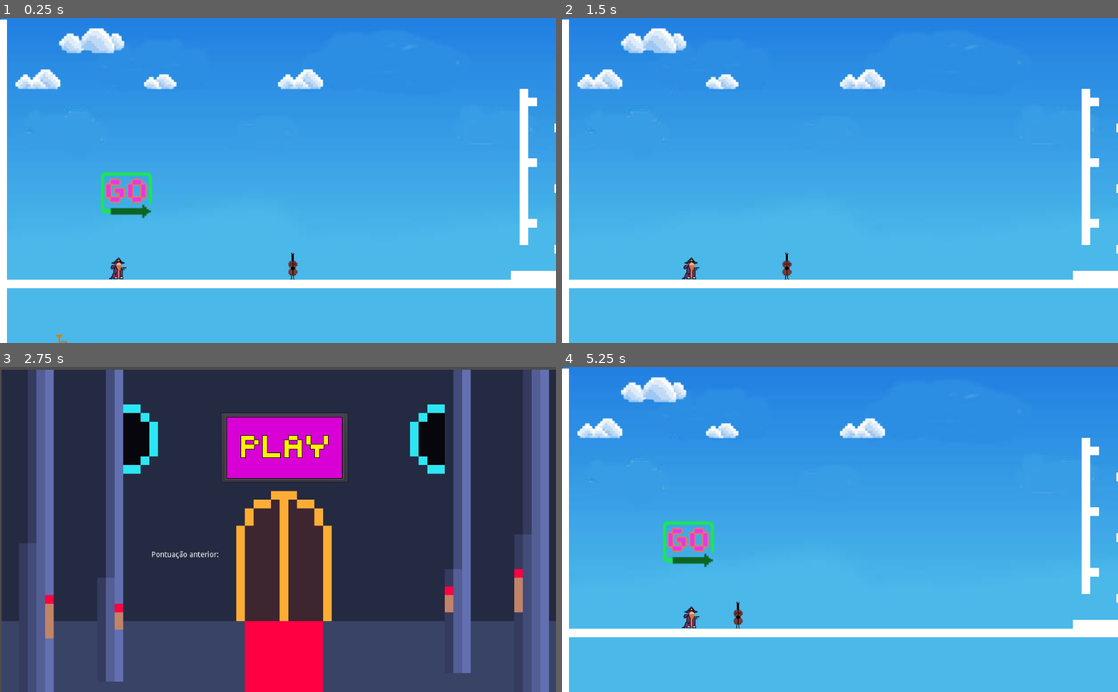
Above: before the commit, frames 1-4 (two rows, left to right).
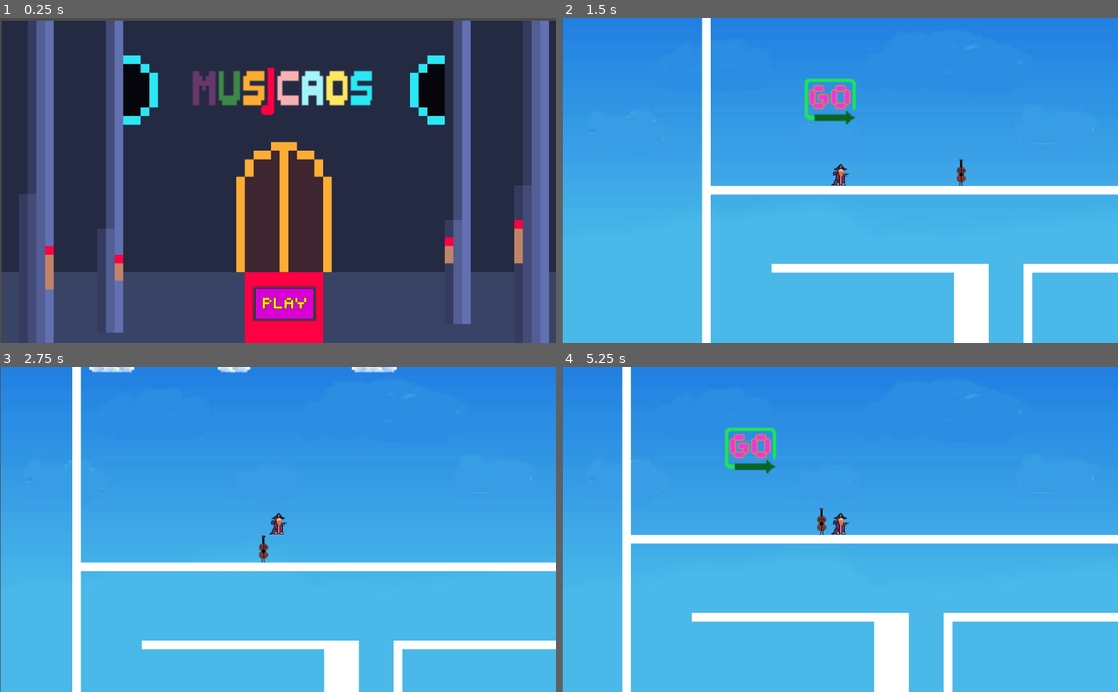
Above: after the commit, the same moments.

Repository: GameJamFGA-UnB/Grupo6
Game: Godot game, scene res://Control.tscn
Same seed, same stepped clock (60 frames per second), same inputs: the game is played once before the commit and once after it. Before the commit the project starts from res://Node2D.tscn.
Inputs (mouse positions are in pixels of both pictures, inside the frame that each line leads up to):
- Up to frame 1 (0.25 s): no input
- Up to frame 2 (1.5 s): click (845, 304) at 0.52 s; hold Right (Move_right) from 1.28 s (still down)
- Up to frame 3 (2.75 s): keep holding Right (Move_right); tap Space (Jump) at 1.52, 2.27 s
- Up to frame 4 (5.25 s): release Right (Move_right) at 2.75 s; click (845, 448) at 2.77 s; hold Left (Move_left) 3.53-4.28 s; hold Right (Move_right) from 4.28 s (still down); tap Space (Jump) at 4.52 s

The runs differ from the first frame. In frame 1, 100% of the frame differs, in the area x 0-100%, y 0-100%; in frame 2, 14%; in frame 3, 100%; in frame 4, 16%.
Error before the commit: Invalid get index 'position' (on base: 'null instance'). (res://CameraController.gd:5)

Commit message:
Added ending screen

Diff:
--- a/Boss.tscn
+++ b/Boss.tscn
@@ -18,6 +18,7 @@
 [ext_resource path="res://Assets_to_Test/Sound_Effects/Re_certa.ogg" type="AudioStream" id=16]
 [ext_resource path="res://Assets_to_Test/Sound_Effects/Sol_certa.ogg" type="AudioStream" id=17]
 [ext_resource path="res://Assets_to_Test/Sound_Effects/Si_certa.mp3" type="AudioStream" id=18]
+[ext_resource path="res://Assets_to_Test/pixilart-drawing(1).png" type="Texture" id=19]
 
 [sub_resource type="ConvexPolygonShape2D" id=4]
 points = PoolVector2Array( 15.8813, 15.8813, 0, 15.8813, 0, 0, 15.8813, 0 )
@@ -79,6 +80,9 @@
 [sub_resource type="RectangleShape2D" id=12]
 extents = Vector2( 10, 23.5 )
 
+[sub_resource type="RectangleShape2D" id=13]
+extents = Vector2( 16.5, 30.5 )
+
 [node name="Node2D" type="Node2D"]
 
 [node name="Sprite" type="Sprite" parent="."]
@@ -114,6 +118,7 @@
 position = Vector2( -53, -50.5 )
 scale = Vector2( 4, 4 )
 frames = SubResource( 6 )
+frame = 1
 playing = true
 
 [node name="CollisionShape2D" type="CollisionShape2D" parent="Boss"]
@@ -121,7 +126,7 @@
 shape = SubResource( 7 )
 
 [node name="Player" type="KinematicBody2D" parent="."]
-position = Vector2( 923, 284 )
+position = Vector2( 133, 560 )
 script = ExtResource( 3 )
 __meta__ = {
 "_edit_group_": true
@@ -145,6 +150,7 @@
 [node name="rushSign" type="AnimatedSprite" parent="."]
 position = Vector2( 139, 461 )
 frames = SubResource( 8 )
+frame = 1
 playing = true
 
 [node name="Projectiles" type="Node2D" parent="."]
@@ -228,4 +234,16 @@
 [node name="Sound" type="AudioStreamPlayer2D" parent="Projectiles/ProjectileSol"]
 stream = ExtResource( 17 )
 volume_db = -20.0
-pitch_scale = 4.0
+
+[node name="End" type="KinematicBody2D" parent="."]
+position = Vector2( 546, 96 )
+__meta__ = {
+"_edit_group_": true
+}
+
+[node name="Sprite" type="Sprite" parent="End"]
+texture = ExtResource( 19 )
+
+[node name="CollisionShape2D" type="CollisionShape2D" parent="End"]
+position = Vector2( 0.5, 0.5 )
+shape = SubResource( 13 )
--- a/Control.tscn
+++ b/Control.tscn
@@ -1,8 +1,9 @@
-[gd_scene load_steps=4 format=2]
+[gd_scene load_steps=5 format=2]
 
 [ext_resource path="res://Button.gd" type="Script" id=1]
 [ext_resource path="res://Assets_to_Test/pixilart-drawing.png" type="Texture" id=2]
 [ext_resource path="res://Assets_to_Test/Castle_Door.jpg" type="Texture" id=3]
+[ext_resource path="res://Assets_to_Test/Game_Logo.png" type="Texture" id=4]
 
 [node name="Control" type="Control"]
 anchor_right = 1.0
@@ -21,23 +22,17 @@
 anchor_top = 0.5
 anchor_right = 0.5
 anchor_bottom = 0.5
-margin_left = -116.0
-margin_top = -150.0
-margin_right = 116.0
-margin_bottom = -24.0
+margin_left = -58.0
+margin_top = 260.0
+margin_right = 174.0
+margin_bottom = 386.0
+rect_scale = Vector2( 0.5, 0.5 )
 icon = ExtResource( 2 )
 script = ExtResource( 1 )
 
-[node name="RichTextLabel" type="RichTextLabel" parent="."]
-anchor_left = 0.260742
-anchor_top = 0.673333
-anchor_right = 0.607422
-anchor_bottom = 0.854999
-margin_bottom = 3.05176e-05
-grow_horizontal = 0
-text = "Pontuação anterior:"
-__meta__ = {
-"_edit_use_anchors_": true
-}
+[node name="Logo" type="Sprite" parent="."]
+position = Vector2( 511, 201 )
+scale = Vector2( 3, 3 )
+texture = ExtResource( 4 )
 
 [connection signal="pressed" from="Button" to="Button" method="_on_Button_pressed"]
--- a/KinematicBody2D.gd
+++ b/KinematicBody2D.gd
@@ -36,7 +36,9 @@
 	for i in get_slide_count():
 		var collision_info = get_slide_collision(i)
 		if collision_info.collider.name == "Door":
-			get_tree().change_scene("res://Boss.tscn")
+			get_tree().change_scene("res://Transition.tscn")
+		elif collision_info.collider.name == "End":
+			get_tree().change_scene("res://Victory.tscn")
 		elif collision_info.collider is KinematicBody2D or collision_info.collider is StaticBody2D:
 			$Death.play()
 			die()
--- a/Node2D.tscn
+++ b/Node2D.tscn
@@ -68,7 +68,7 @@
 "speed": 2.0
 } ]
 
-[node name="Node2D2" type="Node2D"]
+[node name="Node2D" type="Node2D"]
 
 [node name="TileMap" type="TileMap" parent="."]
 position = Vector2( -1, 0 )
@@ -79,7 +79,7 @@
 tile_data = PoolIntArray( 0, 1, 0, 76, 1, 0, 77, 1, 0, 109, 1, 0, 110, 1, 0, 157, 1, 0, 65536, 1, 0, 65612, 1, 0, 65614 …(19511 unchanged characters)…
 
 [node name="Player" type="KinematicBody2D" parent="."]
-position = Vector2( 219, 464 )
+position = Vector2( 233, 470 )
 script = ExtResource( 1 )
 __meta__ = {
 "_edit_group_": true
@@ -454,4 +454,5 @@
 position = Vector2( 236, 330 )
 scale = Vector2( 2, 2 )
 frames = SubResource( 12 )
+frame = 1
 playing = true
--- /dev/null
+++ b/Transition.gd
@@ -0,0 +1,5 @@
+extends Control
+
+func _process(_delta):
+	if Input.is_action_pressed('ui_select'):
+		get_tree().change_scene("res://Boss.tscn")
--- /dev/null
+++ b/Transition.tscn
@@ -0,0 +1,34 @@
+[gd_scene load_steps=6 format=2]
+
+[ext_resource path="res://Assets_to_Test/Castle_Front.jpg" type="Texture" id=1]
+[ext_resource path="res://Transition.gd" type="Script" id=2]
+[ext_resource path="res://Assets_to_Test/text.png" type="Texture" id=3]
+[ext_resource path="res://Assets_to_Test/Continue.png" type="Texture" id=4]
+
+[sub_resource type="SpriteFrames" id=1]
+animations = [ {
+"frames": [ ExtResource( 3 ), null ],
+"loop": true,
+"name": "default",
+"speed": 2.0
+} ]
+
+[node name="Control" type="Control"]
+anchor_right = 1.0
+anchor_bottom = 1.0
+script = ExtResource( 2 )
+
+[node name="Sprite" type="Sprite" parent="."]
+position = Vector2( 510, 512 )
+texture = ExtResource( 1 )
+
+[node name="AnimatedSprite" type="AnimatedSprite" parent="."]
+position = Vector2( 526, 200 )
+scale = Vector2( 2, 0.8 )
+frames = SubResource( 1 )
+playing = true
+
+[node name="Sprite2" type="Sprite" parent="."]
+position = Vector2( 520, 514 )
+scale = Vector2( 3, 3 )
+texture = ExtResource( 4 )
--- /dev/null
+++ b/Victory.gd
@@ -0,0 +1,6 @@
+extends Control
+
+
+func _process(_delta):
+	if Input.is_action_pressed('ui_select'):
+		get_tree().change_scene("res://Control.tscn")
--- /dev/null
+++ b/Victory.tscn
@@ -0,0 +1,35 @@
+[gd_scene load_steps=6 format=2]
+
+[ext_resource path="res://Victory.gd" type="Script" id=1]
+[ext_resource path="res://Assets_to_Test/Victory_Text.png" type="Texture" id=2]
+[ext_resource path="res://Assets_to_Test/Continue.png" type="Texture" id=3]
+[ext_resource path="res://Assets_to_Test/BackGround.jpg" type="Texture" id=4]
+
+[sub_resource type="SpriteFrames" id=1]
+animations = [ {
+"frames": [ ExtResource( 2 ), null ],
+"loop": true,
+"name": "default",
+"speed": 2.0
+} ]
+
+[node name="Control" type="Control"]
+anchor_right = 1.0
+anchor_bottom = 1.0
+script = ExtResource( 1 )
+
+[node name="Sprite3" type="Sprite" parent="."]
+position = Vector2( 500, 380 )
+scale = Vector2( 2, 2 )
+texture = ExtResource( 4 )
+
+[node name="Sprite" type="AnimatedSprite" parent="."]
+position = Vector2( 514, 206 )
+scale = Vector2( 4, 4 )
+frames = SubResource( 1 )
+playing = true
+
+[node name="Sprite2" type="Sprite" parent="."]
+position = Vector2( 508, 450 )
+scale = Vector2( 3, 3 )
+texture = ExtResource( 3 )
--- a/project.godot
+++ b/project.godot
@@ -11,7 +11,7 @@
 [application]
 
 config/name="Don't stop moving"
-run/main_scene="res://Node2D.tscn"
+run/main_scene="res://Control.tscn"
 config/icon="res://icon.png"
 
 [gui]
@@ -25,6 +25,13 @@
 "events": [ Object(InputEventKey,"resource_local_to_scene":false,"resource_name":"","device":0,"alt":false,"shift":false,"control":false,"meta":false,"command":false,"pressed":false,"scancode":16777221,"physical_scancode":0,"unicode":0,"echo":false,"script":null)
 , Object(InputEventKey,"resource_local_to_scene":false,"resource_name":"","device":0,"alt":false,"shift":false,"control":false,"meta":false,"command":false,"pressed":false,"scancode":16777222,"physical_scancode":0,"unicode":0,"echo":false,"script":null)
 , Object(InputEventJoypadButton,"resource_local_to_scene":false,"resource_name":"","device":0,"button_index":0,"pressure":0.0,"pressed":false,"script":null)
+ ]
+}
+ui_select={
+"deadzone": 0.5,
+"events": [ Object(InputEventKey,"resource_local_to_scene":false,"resource_name":"","device":0,"alt":false,"shift":false,"control":false,"meta":false,"command":false,"pressed":false,"scancode":32,"physical_scancode":0,"unicode":0,"echo":false,"script":null)
+, Object(InputEventJoypadButton,"resource_local_to_scene":false,"resource_name":"","device":0,"button_index":3,"pressure":0.0,"pressed":false,"script":null)
+, Object(InputEventKey,"resource_local_to_scene":false,"resource_name":"","device":0,"alt":false,"shift":false,"control":false,"meta":false,"command":false,"pressed":false,"scancode":16777221,"physical_scancode":0,"unicode":0,"echo":false,"script":null)
  ]
 }
 Move_right={
Binary file added: Assets_to_Test/Continue.png
Not shown, added: Assets_to_Test/Continue.png.import
Binary file added: Assets_to_Test/Game_Logo.png
Not shown, added: Assets_to_Test/Game_Logo.png.import
Binary file added: Assets_to_Test/Victory_Text.png
Not shown, added: Assets_to_Test/Victory_Text.png.import
Binary file added: Assets_to_Test/text.png
Not shown, added: Assets_to_Test/text.png.import
Not shown: 1 places in Boss.tscn that only renumber resources
